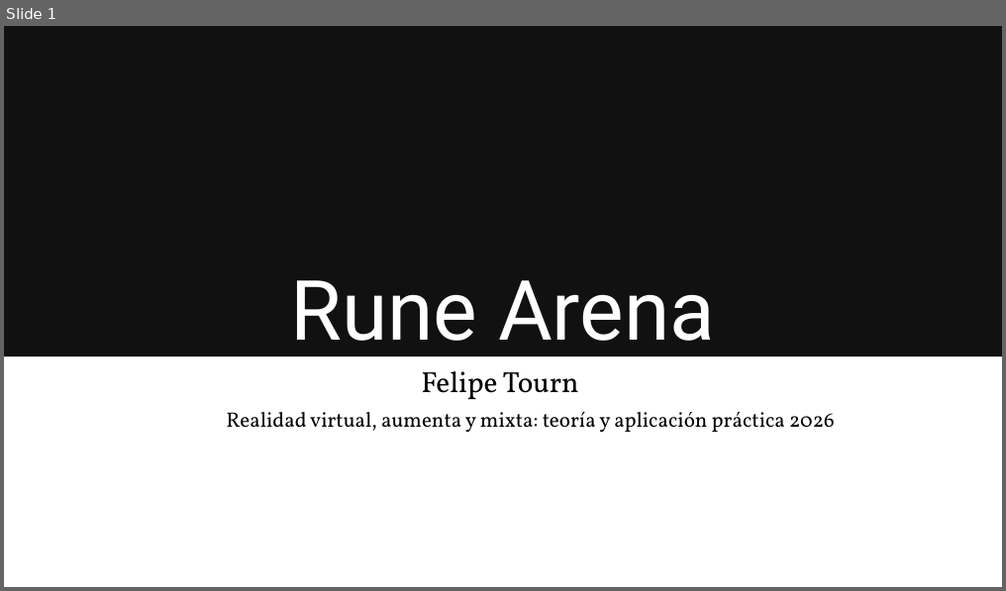
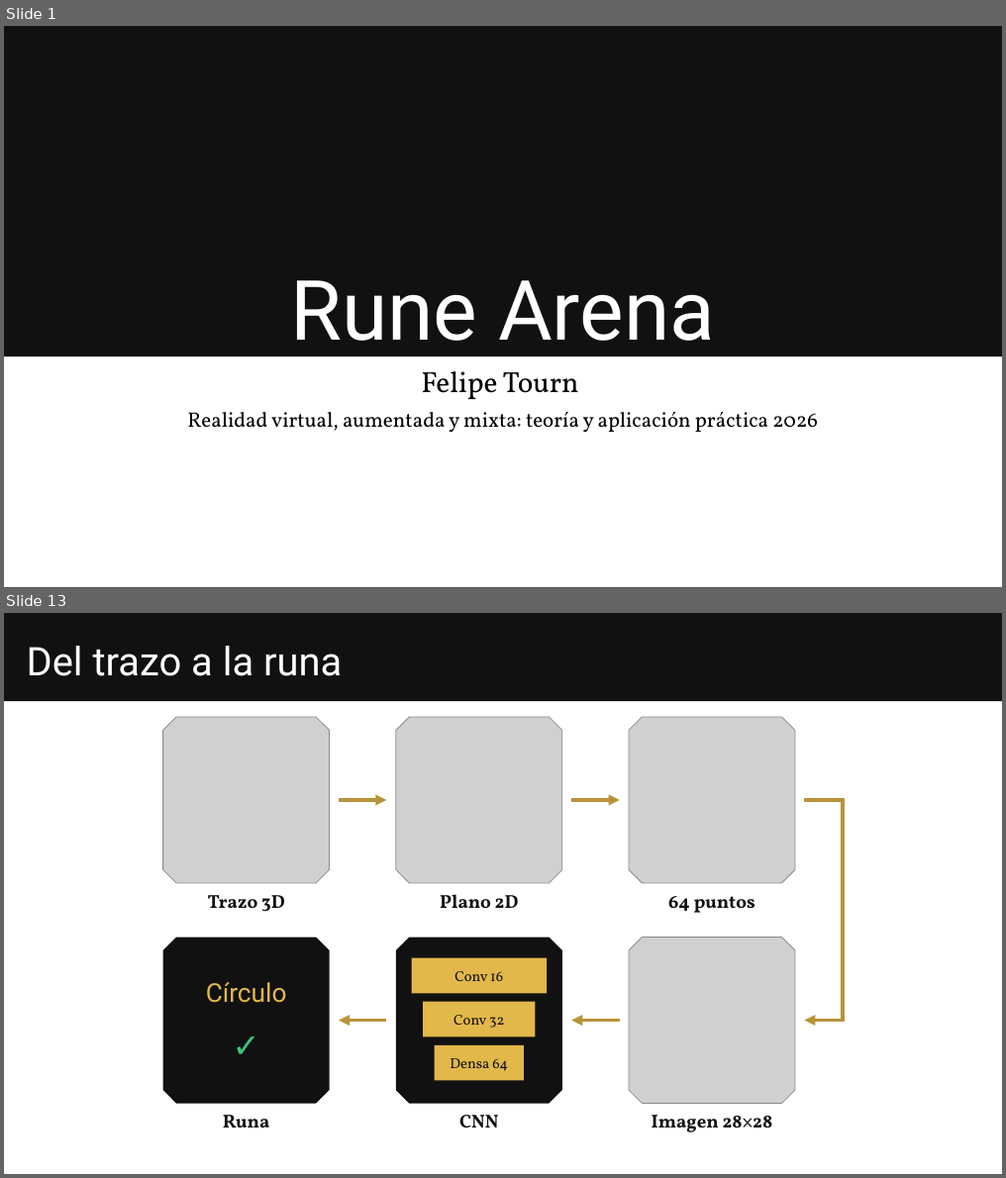
Before and after one commit to felipetourn/RuneArena, a slide deck: Presentacion/RuneArena.pptx. Shown one above the other, each under a label of ours: slide 1 before the commit, slides 1 and 13 after it; the slides between them are not shown. The pictures are 1006x591 and 1006x1178 pixels, drawn with LibreOffice and Linux fonts; fonts in the diff are those of the drawing; grey boxes stand for pictures. Boxes give left, top, right and bottom in pixels: in the first picture for what was removed or moved away, otherwise in the second. Text is boxed around its words. In the diff, an @@ line names an element or a change of style, - is before the commit and + after.

```diff
--- a/Presentacion/RuneArena.pptx
+++ b/Presentacion/RuneArena.pptx
@@ slide 13 added at <box>4,613,1002,1174</box>, background #FFFFFF @@
@@ rectangle added at <box>4,613,1002,701</box>, fill #111111 @@
@@ text added at <box>27,646,342,676</box>, 38 pt, text #FFFFFF @@
+Del trazo a la runa
@@ picture added at <box>162,717,329,883</box> @@
@@ picture added at <box>396,717,562,883</box> @@
@@ picture added at <box>629,717,795,883</box> @@
@@ arrow added from (339, 800) to (386, 800), #B8933A 3.5 pt @@
@@ arrow added from (571, 800) to (620, 800), #B8933A 3.5 pt @@
@@ freeform shape added at <box>804,800,843,1020</box>, outline #B8933A 3.5 pt @@
@@ text added at <box>208,895,285,912</box>, 18 pt, text #111111, bold @@
+Trazo 3D
@@ text added at <box>440,894,519,908</box>, 18 pt, text #111111, bold @@
+Plano 2D
@@ text added at <box>668,896,755,913</box>, 18 pt, text #111111, bold @@
+64 puntos
@@ octagon added at <box>162,937,329,1103</box>, fill #111111 @@
@@ octagon added at <box>396,937,562,1103</box>, fill #111111 @@
@@ picture added at <box>629,937,795,1103</box> @@
@@ rectangle added at <box>411,959,547,993</box>, fill #E3B84A, 14 pt, text #111111 @@
+Conv 16
@@ text added at <box>206,982,287,1003</box>, 25 pt, text #E3B84A @@
+Círculo
@@ text added at <box>162,1025,329,1075</box>, 32 pt, text #3CC47C, bold @@
+✓
@@ arrow added from (386, 1020) to (339, 1020), #B8933A 3.5 pt @@
@@ rectangle added at <box>423,1001,536,1037</box>, fill #E3B84A, 14 pt, text #111111 @@
+Conv 32
@@ arrow added from (620, 1020) to (571, 1020), #B8933A 3.5 pt @@
@@ rectangle added at <box>435,1046,524,1081</box>, fill #E3B84A, 14 pt, text #111111 @@
+Densa 64
@@ text added at <box>223,1115,270,1128</box>, 18 pt, text #111111, bold @@
+Runa
@@ text added at <box>459,1115,499,1128</box>, 18 pt, text #111111, bold @@
+CNN
@@ text added at <box>651,1115,773,1133</box>, 18 pt, text #111111, bold @@
+Imagen 28×28
@@ slide 1 changed as well @@
@@ text at <box>187,412,818,433</box>: text changed @@
-Realidad virtual, aumenta y mixta: teoría y aplicación práctica 2026
+Realidad virtual, aumentada y mixta: teoría y aplicación práctica 2026
```
Also in this commit, not shown: 2 other slides changed, 11 other slides added, 3 slides removed, 2 other files.
